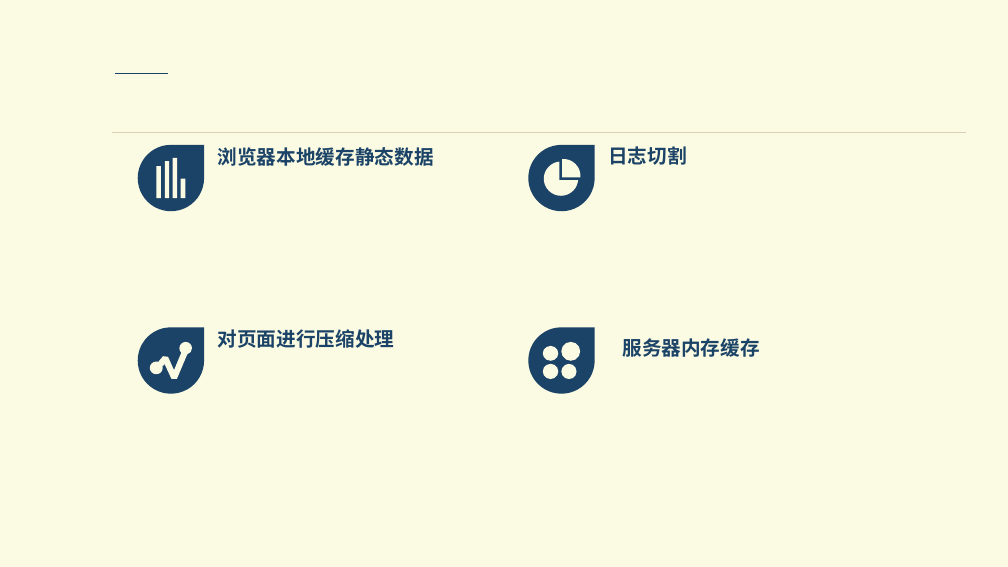
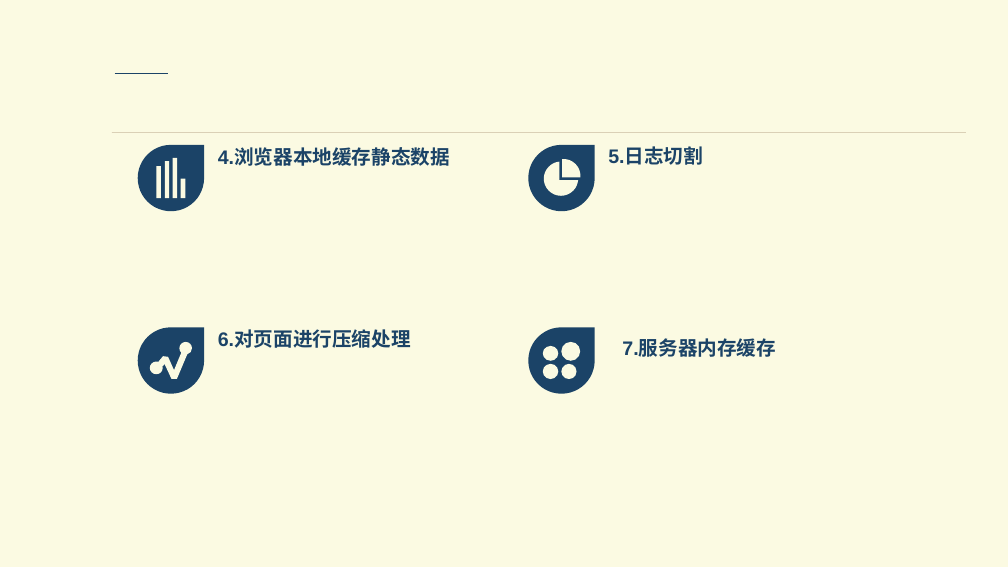
Before and after one commit to caijianha/test, a slide deck: slide 5 of 项目答辩.pptx (slide 9 before the commit). Drawn at 1008x567 pixels with LibreOffice and Linux fonts; fonts in the diff are those of the drawing; background and template pictures are left out. Boxes give left, top, right and bottom in pixels: in the first picture for what was removed or moved away, otherwise in the second. Text is boxed around its words. In the diff, an @@ line names an element or a change of style, - is before the commit and + after.

Commit message:
ppt2

```diff
--- a/项目答辩.pptx
+++ b/项目答辩.pptx
@@ text at <box>218,149,450,169</box>: text changed @@
-浏览器本地缓存静态数据
+4.浏览器本地缓存静态数据
@@ text at <box>608,148,703,165</box>: text changed @@
-日志切割
+5.日志切割
@@ text at <box>218,331,411,348</box>: text changed @@
-对页面进行压缩处理
+6.对页面进行压缩处理
@@ text at <box>622,340,776,360</box>: text changed @@
-服务器内存缓存
+7.服务器内存缓存
```
Also in this commit, not shown: 1 other slide changed, 1 slide removed.
